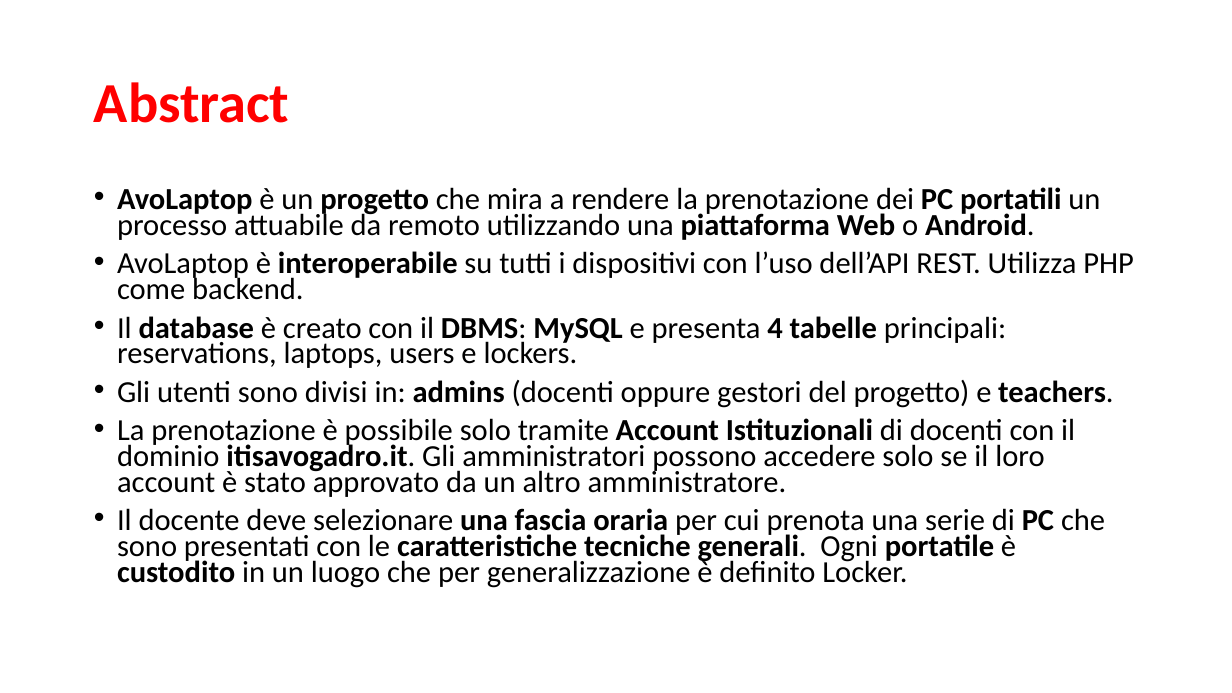
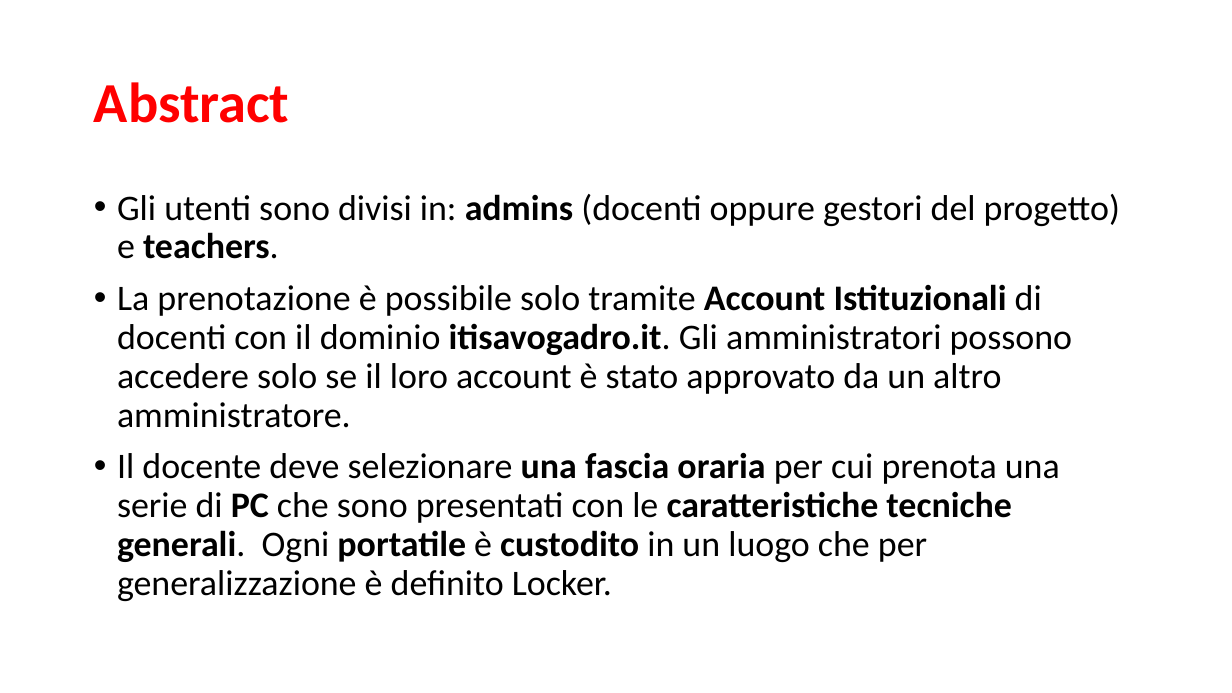
Before and after one commit to Sgombro/AvoLaptops, a slide deck: slide 3 of docs/AvoLaptops API.pptx (slide 2 before the commit). Drawn at 1232x693 pixels with LibreOffice and Linux fonts; fonts in the diff are those of the drawing. Boxes give left, top, right and bottom in pixels: in the first picture for what was removed or moved away, otherwise in the second. Text is boxed around its words. In the diff, an @@ line names an element or a change of style, - is before the commit and + after.

Commit message:
Update AvoLaptops API presentation
Replace the docs/AvoLaptops API.pptx file with an updated binary presentation. No code changes; only the documentation slide deck was updated.

```diff
--- a/docs/AvoLaptops API.pptx
+++ b/docs/AvoLaptops API.pptx
@@ text "Gli utenti sono divisi in: ..." at [117, 194, 1120, 601]: size 23.8 to 28 pt; line spacing 0.7 to 0.9 @@
@@ text at [117, 187, 1134, 368]: paragraphs removed @@
-• AvoLaptop è un progetto che mira a rendere la prenotazione dei PC portatili un processo attuabile da remoto utilizzando una piattaforma Web o Android.
-• AvoLaptop è interoperabile su tutti i dispositivi con l’uso dell’API REST. Utilizza PHP come backend.
-• Il database è creato con il DBMS: MySQL e presenta 4 tabelle principali: reservations, laptops, users e lockers.
```
Also in this commit, not shown: 2 other slides changed, 1 slide added.
